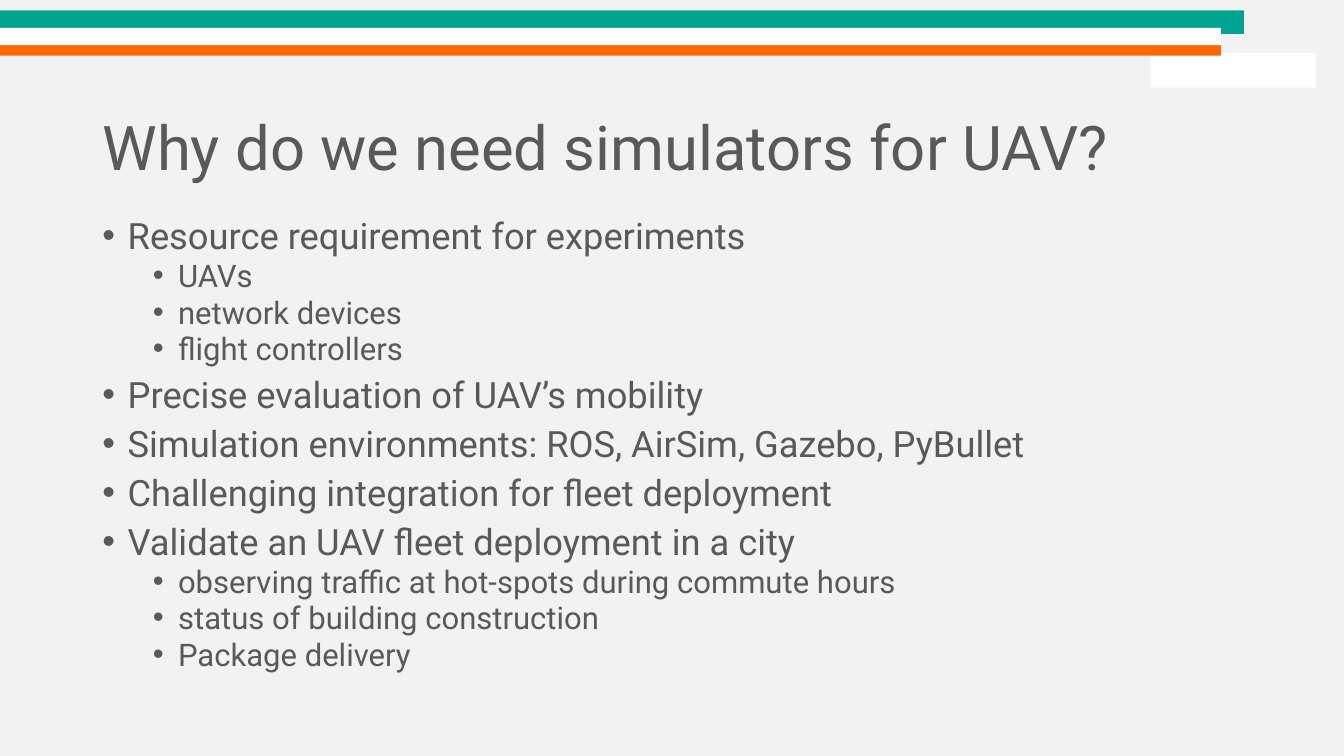
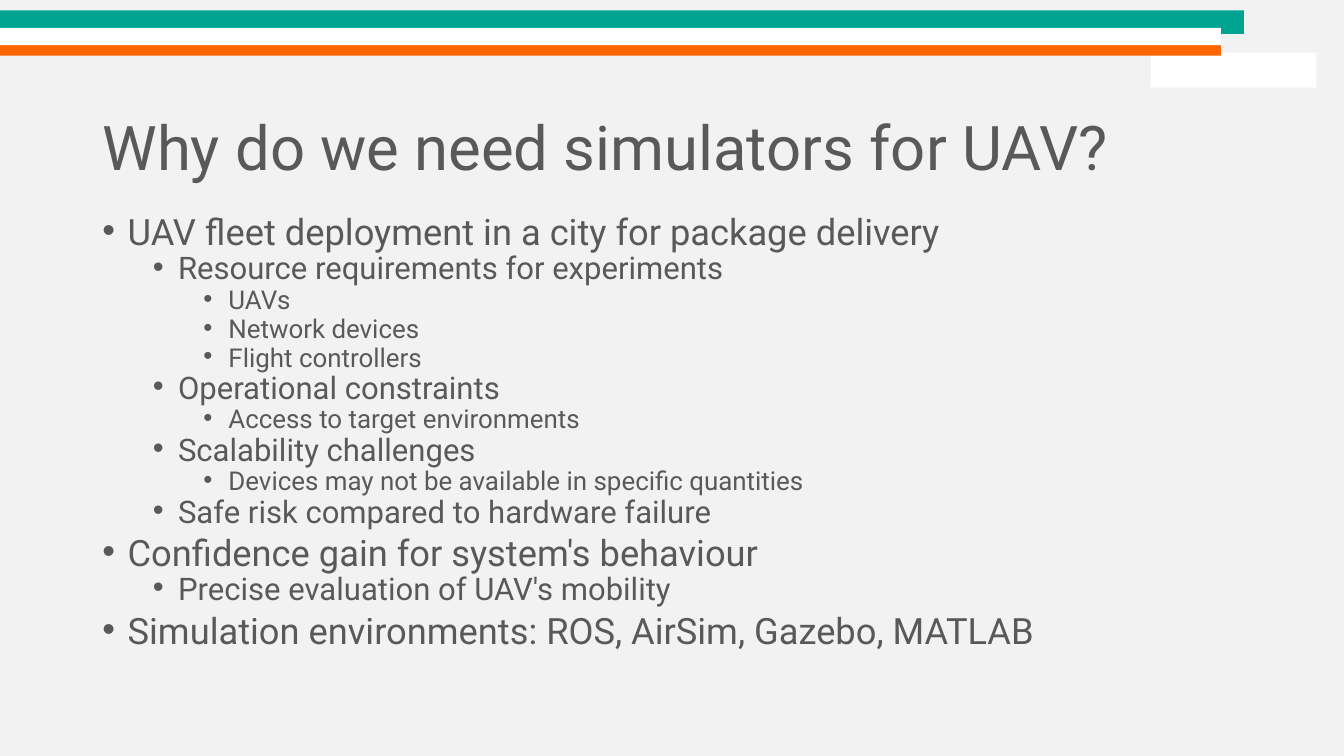
Before and after one commit to dream-lab/acm-school-iot-2021, a slide deck: slide 9 of Physical_Simulators/IoT Simulators.pptx. Drawn at 1344x756 pixels with LibreOffice and Linux fonts; fonts in the diff are those of the drawing; background and template pictures are left out. Boxes give left, top, right and bottom in pixels: in the first picture for what was removed or moved away, otherwise in the second. Text is boxed around its words. In the diff, an @@ line names an element or a change of style, - is before the commit and + after.

Commit message:
adding slides for gazebo

```diff
--- a/Physical_Simulators/IoT Simulators.pptx
+++ b/Physical_Simulators/IoT Simulators.pptx
@@ text at (128,217,940,286): text changed @@
-• Resource requirement for experiments
+• UAV fleet deployment in a city for package delivery
+  • Resource requirements for experiments
@@ text at (228,290,290,309): size 22.2 to 18.5 pt in "UAVs"; list level 2 to 3 in "UAVs"; line spacing 0.8 to 0.7 @@
@@ text at (128,318,1034,649): text changed; size 25.9 to 22.2 pt @@
-  • network devices
-  • flight controllers
-• Precise evaluation of UAV’s mobility
-• Simulation environments: ROS, AirSim, Gazebo, PyBullet
-• Challenging integration for fleet deployment
-• Validate an UAV fleet deployment in a city
-  • observing traffic at hot-spots during commute hours
-  • status of building construction
-  • Package delivery
+    • Network devices
+    • Flight controllers
+  • Operational constraints
+    • Access to target environments
+  • Scalability challenges
+    • Devices may not be available in specific quantities
+  • Safe risk compared to hardware failure
+• Confidence gain for system's behaviour
+  • Precise evaluation of UAV's mobility
+• Simulation environments: ROS, AirSim, Gazebo, MATLAB
```
Also in this commit, not shown: 3 other slides changed, 3 slides added, 3 slides removed, 1 other file.
